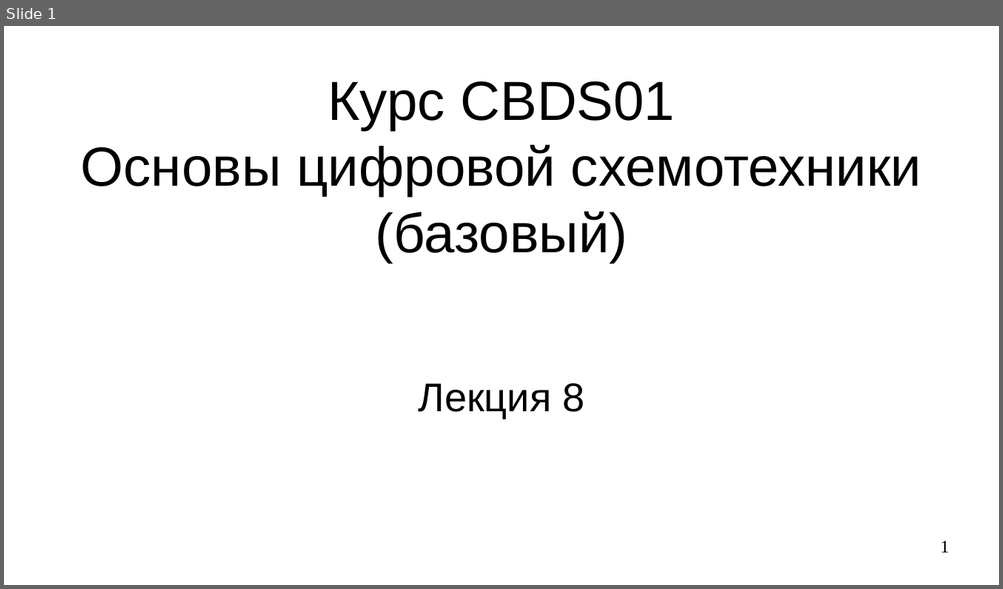
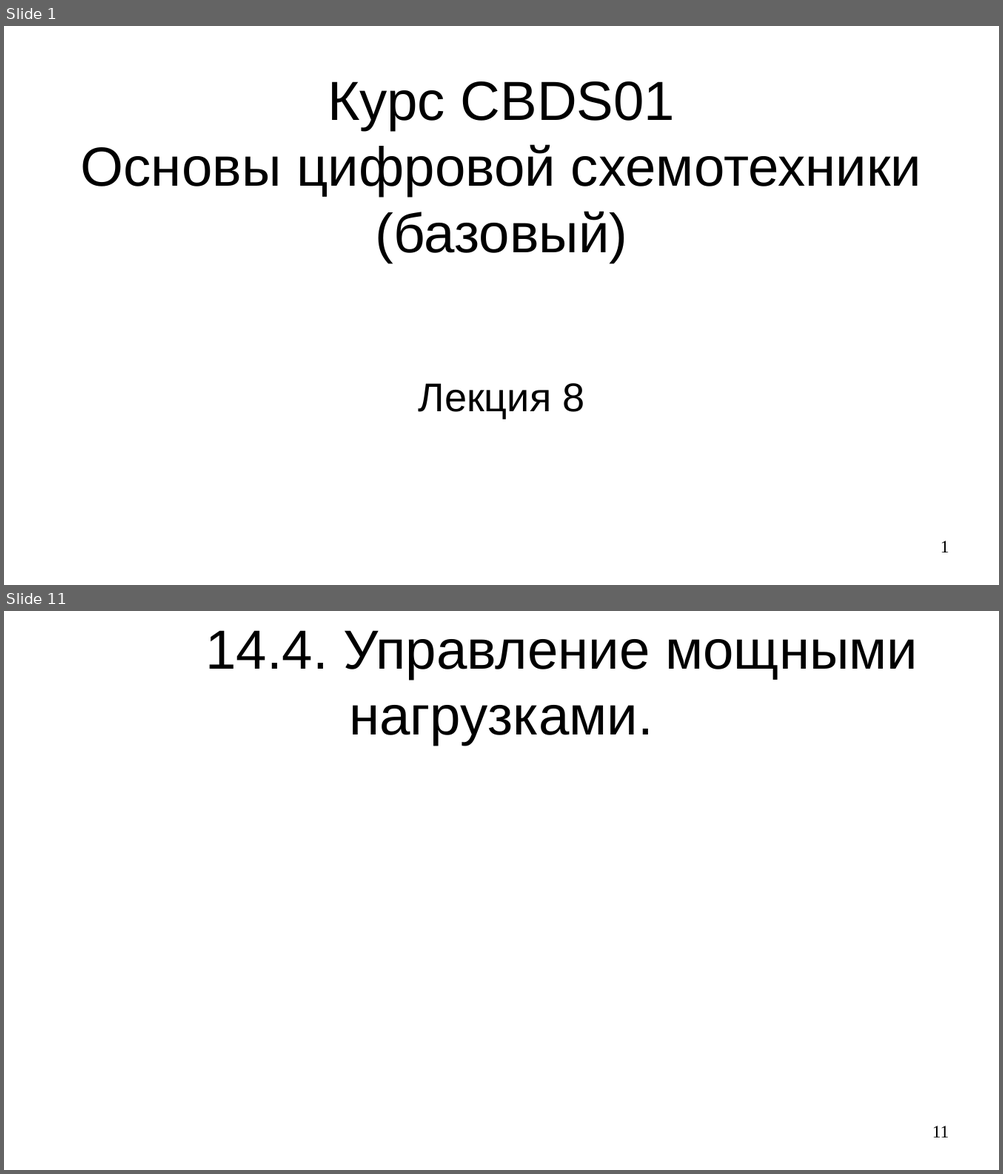
Before and after one commit to steelcraft/stud-lab, a slide deck: Лекции/СBDS01#L8.odp. Shown one above the other, each under a label of ours: slide 1 before the commit, slides 1 and 11 after it; the slides between them are not shown. The pictures are 1003x589 and 1003x1174 pixels, drawn with LibreOffice and Linux fonts; fonts in the diff are those of the drawing. Boxes give left, top, right and bottom in pixels: in the first picture for what was removed or moved away, otherwise in the second. Text is boxed around its words. In the diff, an @@ line names an element or a change of style, - is before the commit and + after.

```diff
--- a/Лекции/СBDS01#L8.odp
+++ b/Лекции/СBDS01#L8.odp
@@ slide 11 added at bbox=[4, 611, 999, 1170], background #FFFFFF @@
@@ title added at bbox=[205, 630, 917, 745], 44 pt, text #000000 @@
+14.4. Управление мощными нагрузками.
@@ page number added at bbox=[932, 1126, 949, 1138], 14 pt, text #000000 @@
+11
```
Also in this commit, not shown: 11 other slides added.
